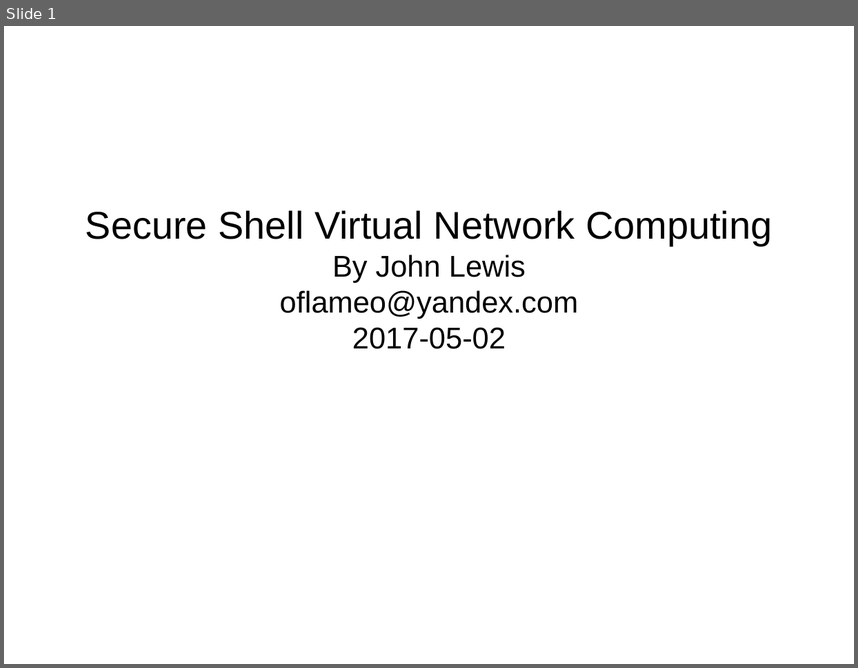
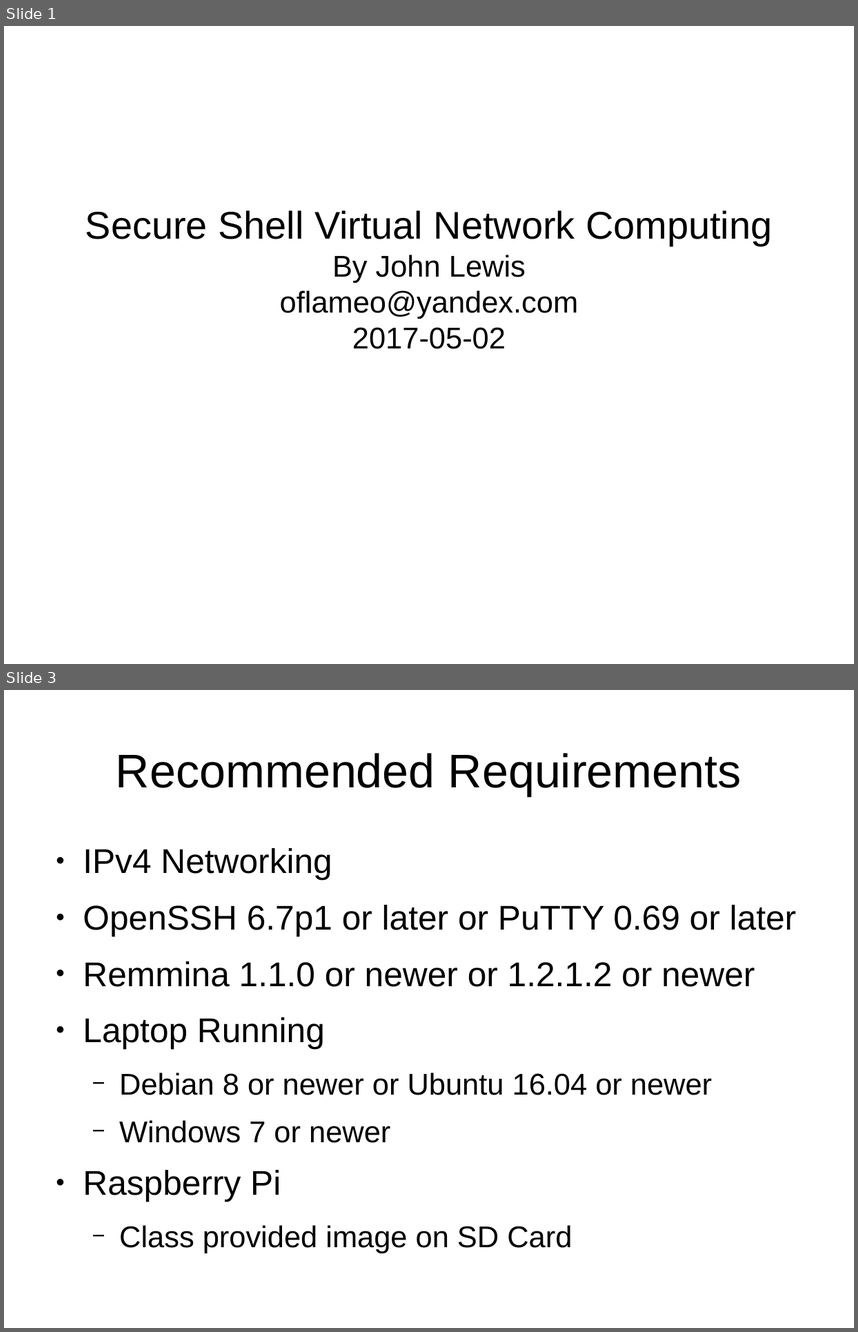
Before and after one commit to Oflameo/sshvnc_ws, a slide deck: doc/sshvnc.odp. Shown one above the other, each under a label of ours: slide 1 before the commit, slides 1 and 3 after it; the slides between them are not shown. The pictures are 858x668 and 858x1332 pixels, drawn with LibreOffice and Linux fonts; fonts in the diff are those of the drawing. Boxes give left, top, right and bottom in pixels: in the first picture for what was removed or moved away, otherwise in the second. Text is boxed around its words. In the diff, an @@ line names an element or a change of style, - is before the commit and + after.

Commit message:
Requirements.

```diff
--- a/doc/sshvnc.odp
+++ b/doc/sshvnc.odp
@@ slide 3 added at <box>4,690,854,1328</box>, background #FFFFFF @@
@@ title added at <box>116,753,742,796</box>, 44 pt, text #000000 @@
+Recommended Requirements
@@ text added at <box>83,848,797,1253</box>, 32 pt, text #000000 @@
+● IPv4 Networking
+● OpenSSH 6.7p1 or later or PuTTY 0.69 or later
+● Remmina 1.1.0 or newer or 1.2.1.2 or newer
+● Laptop Running
+  − Debian 8 or newer or Ubuntu 16.04 or newer
+  − Windows 7 or newer
+● Raspberry Pi
+  − Class provided image on SD Card
```
Also in this commit, not shown: 1 other slide added, 1 slide removed.
